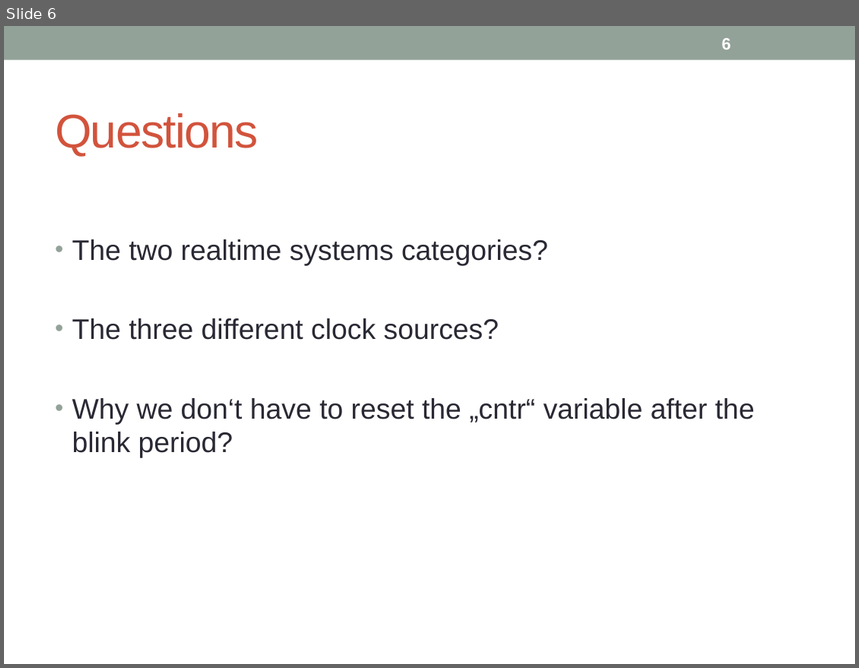
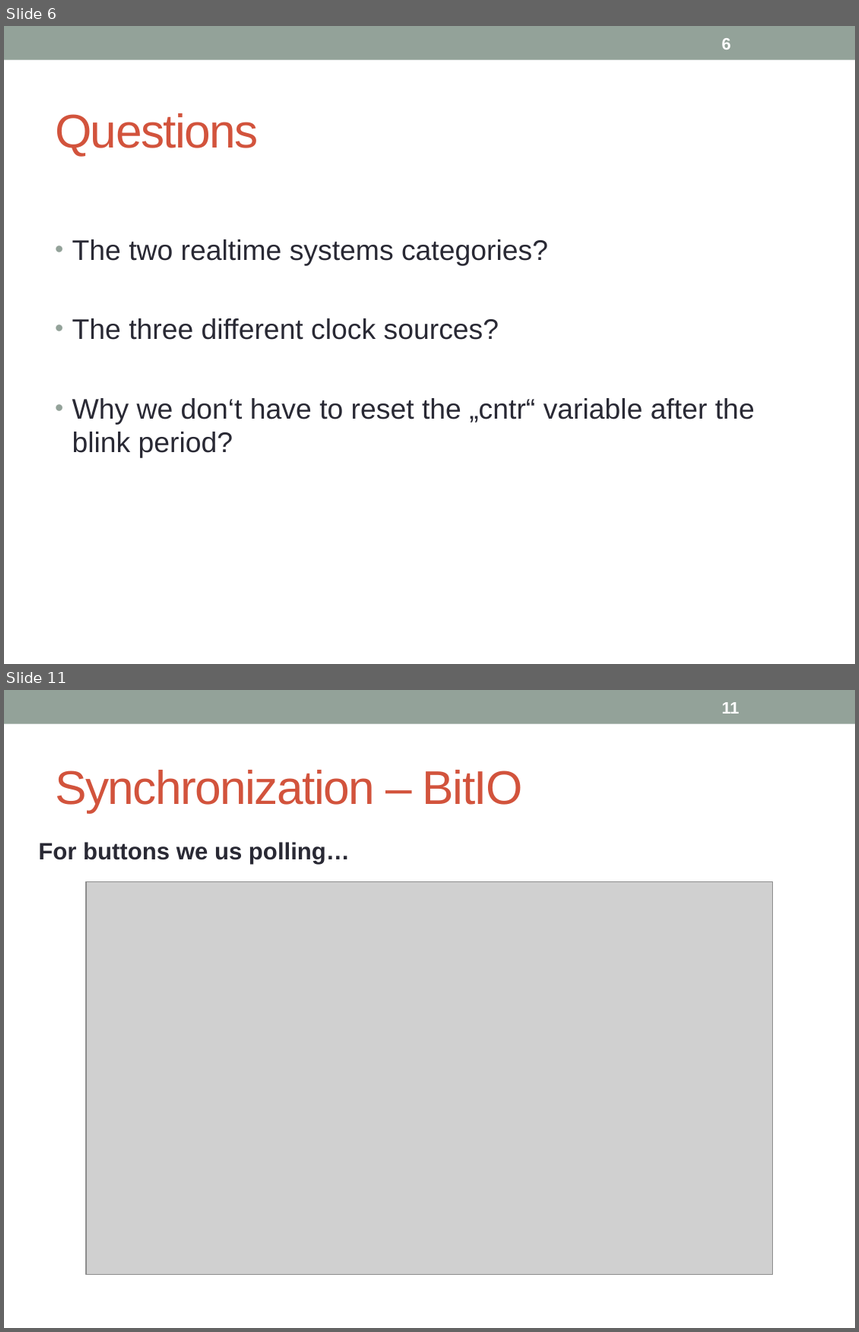
Before and after one commit to FlorianOechslin/Dicke-Controller-Kartoffelsalat, a slide deck: SW04_Monday.pptx. Shown one above the other, each under a label of ours: slide 6 before the commit, slides 6 and 11 after it; the slides between them are not shown. The pictures are 859x668 and 859x1332 pixels, drawn with LibreOffice and Linux fonts; fonts in the diff are those of the drawing; grey boxes stand for pictures. Boxes give left, top, right and bottom in pixels: in the first picture for what was removed or moved away, otherwise in the second. Text is boxed around its words. In the diff, an @@ line names an element or a change of style, - is before the commit and + after.

```diff
--- a/SW04_Monday.pptx
+++ b/SW04_Monday.pptx
@@ slide 11 added at <box>4,690,855,1328</box>, background #FFFFFF; not listed: 1 template element that a slide beside it also shows @@
@@ page number added at <box>722,702,740,714</box>, 14 pt, text #FFFFFF, bold @@
+11
@@ title added at <box>55,770,523,813</box>, 40 pt, text #D2533C @@
+Synchronization – BitIO
@@ text added at <box>38,842,350,864</box>, 20 pt, text #292934, bold @@
+For buttons we us polling…
@@ picture added at <box>86,882,772,1274</box> @@
```
Also in this commit, not shown: 3 slides changed, 3 other slides added, 2 slides removed.
